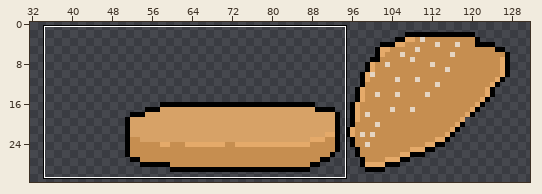
Two versions of one pixel-art file, Assets/Sprites/Ingredients/buns open.aseprite. The first picture is a wide view before the edit; the outline marks the close-up.
Close-up. The starting point:
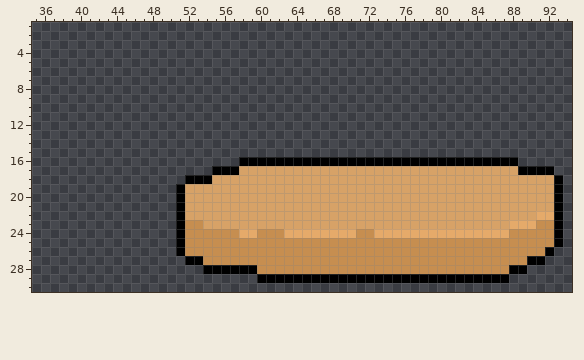
144x32 pixels, 1 frame. Shown: x 35..94, y 1..30. The wide view leaves out empty margins. The commit also changed other parts of the picture, which this record leaves out.
New version:
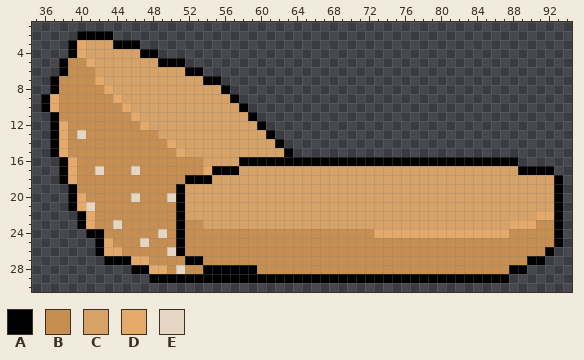
Palette (. is transparent): A #000000  B #c68e50  C #d7a267  D #e5aa6a  E #e5d5c3
From old to new:
{"y":2,"x":40,"old":"....","new":"AAAA"}
{"y":3,"x":39,"old":"........","new":"ADCCCAAA"}
{"y":4,"x":39,"old":"..........","new":"ADCCCCCCAA"}
{"y":5,"x":38,"old":"..............","new":"ABBDCCCCCCCAAA"}
{"y":6,"x":38,"old":"................","new":"ABBBCCCCCCCCCCAA"}
{"y":7,"x":37,"old":"...................","new":"ABBBBDCCCCCCCCCCCAA"}
{"y":8,"x":37,"old":"....................","new":"ABBBBBDCCCCCCCCCCCCA"}
{"y":9,"x":36,"old":"......................","new":"ADBBBBBBDCCCCCCCCCCCCA"}
{"y":10,"x":36,"old":".......................","new":"ADBBBBBBBDCCCCCCCCCCCCA"}
{"y":11,"x":37,"old":".......................","new":"ABBBBBBBBDCCCCCCCCCCCCA"}
{"y":12,"x":37,"old":"........................","new":"ADBBBBBBBBDCCCCCCCCCCCCA"}
{"y":13,"x":37,"old":".........................","new":"ADBEBBBBBBBBCCCCCCCCCCCCA"}
{"y":14,"x":37,"old":"..........................","new":"ADBBBBBBBBBBBDCCCCCCCCCCCA"}
{"y":15,"x":37,"old":"...........................","new":"ADBBBBBBBBBBBBDCCCCCCCCCCCA"}
{"y":16,"x":38,"old":"....................","new":"ADBBBBBBBBBBBBBBCCCC"}
{"y":17,"x":38,"old":".................","new":"ADBBEBBBEBBBBBBBD"}
{"y":18,"x":38,"old":"..............","new":"ADBBBBBBBBBBBB"}
{"y":19,"x":39,"old":"............","new":"ABBBBBBBBBBB"}
{"y":20,"x":39,"old":"............","new":"ADBBBBBEBBBE"}
{"y":21,"x":39,"old":"............","new":"ADEBBBBBBBBB"}
{"y":22,"x":40,"old":"...........","new":"ADBBBBBBBBB"}
{"y":23,"x":40,"old":"...........","new":"ADBBEBBBBBB"}
{"y":24,"x":41,"old":"..........","new":"AABBBBBBEB"}
{"y":24,"x":58,"old":"DD","new":"BB"}
{"y":24,"x":63,"old":"DDDDDDDD","new":"BBBBBBBB"}
{"y":25,"x":42,"old":".........","new":"ADBBBEBBB"}
{"y":26,"x":42,"old":".........","new":"ADDBBBBBE"}
{"y":27,"x":43,"old":".........","new":"AAADDBBBB"}
{"y":28,"x":46,"old":"........","new":"AADDBEBB"}
{"y":29,"x":48,"old":"............","new":"AAAAAAAAAAAA"}
